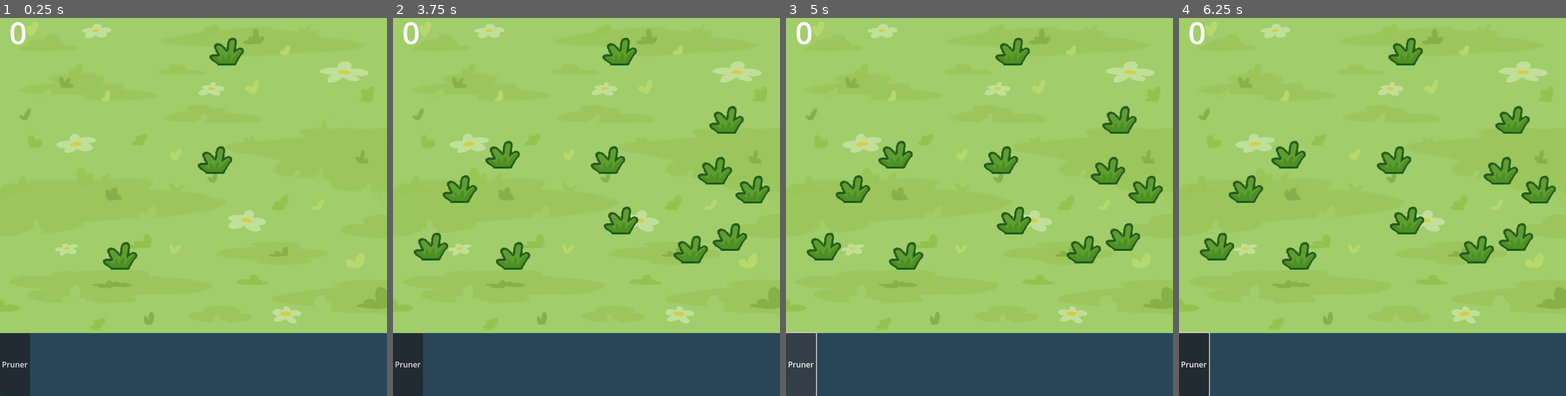
Above: before the commit, frames 1-4 (left to right).
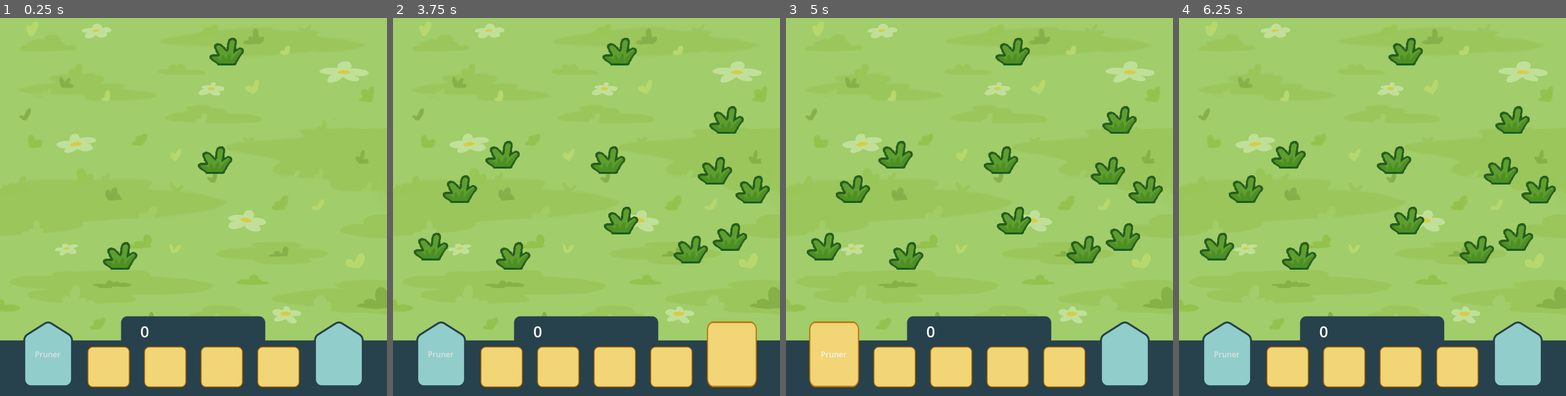
Above: after the commit, the same moments.

Repository: Nokorpo/infinigrass
Game: Godot game, scene res://scenes/gameplay.tscn
The game is run twice, just before and just after one commit, with the same random seed, the same clock (stepped at 60 frames per second) and the same inputs.
Inputs (mouse positions are in pixels of both pictures, inside the frame that each line leads up to):
- Up to frame 1 (0.25 s): no input
- Up to frame 2 (3.75 s): click (501, 365) at 0.52 s; click (559, 365) at 1.27 s; click (613, 365) at 2.02 s; click (671, 365) at 2.77 s; click (733, 354) at 3.52 s
- Up to frame 3 (5 s): click "Pruner" at 4.25 s
- Up to frame 4 (6.25 s): click "Pruner" at 5 s; click (1287, 365) at 5.77 s

The runs differ from the first frame. In frame 1, 12% of the frame differs, in the area x 0-100%, y 1-100%; in frame 2, 12%; in frame 3, 11%; in frame 4, 12%.

Commit message:
Update UI

Diff:
--- a/scenes/gameplay.tscn
+++ b/scenes/gameplay.tscn
@@ -1,12 +1,30 @@
-[gd_scene load_steps=6 format=3 uid="uid://cbw0iwo3tewe8"]
+[gd_scene load_steps=13 format=3 uid="uid://cbw0iwo3tewe8"]
 
 [ext_resource type="Script" path="res://scenes/grass/grass_spawner.gd" id="1_i14n6"]
 [ext_resource type="Script" path="res://scenes/upgrades_manager.gd" id="2_fwc41"]
-[ext_resource type="Texture2D" uid="uid://me7fh26novvq" path="res://assets/sprites/cesped.png" id="4_1d2mf"]
+[ext_resource type="Texture2D" uid="uid://uod7vfj75ubd" path="res://assets/sprites/cesped.png" id="4_1d2mf"]
 [ext_resource type="Script" path="res://scenes/ui/Coins.gd" id="4_327l3"]
+[ext_resource type="Texture2D" uid="uid://bykjeruv74rqc" path="res://assets/sprites/ui-base.png" id="5_7isst"]
+[ext_resource type="Texture2D" uid="uid://bks07o2y5tcx4" path="res://assets/sprites/button-1.png" id="6_4217a"]
+[ext_resource type="Texture2D" uid="uid://dhkra0ujyn21f" path="res://assets/sprites/button-2.png" id="7_136iw"]
 
-[sub_resource type="StyleBoxFlat" id="StyleBoxFlat_8v423"]
-bg_color = Color(0.160784, 0.27451, 0.345098, 1)
+[sub_resource type="StyleBoxTexture" id="StyleBoxTexture_0axas"]
+texture = ExtResource("6_4217a")
+
+[sub_resource type="Theme" id="Theme_iduaq"]
+Button/styles/disabled = SubResource("StyleBoxTexture_0axas")
+Button/styles/hover = SubResource("StyleBoxTexture_0axas")
+Button/styles/normal = SubResource("StyleBoxTexture_0axas")
+Button/styles/pressed = SubResource("StyleBoxTexture_0axas")
+
+[sub_resource type="StyleBoxTexture" id="StyleBoxTexture_6pw1s"]
+texture = ExtResource("7_136iw")
+
+[sub_resource type="Theme" id="Theme_7uaaf"]
+Button/styles/normal = SubResource("StyleBoxTexture_6pw1s")
+
+[sub_resource type="Theme" id="Theme_vx6h4"]
+Button/styles/normal = SubResource("StyleBoxTexture_6pw1s")
 
 [node name="Gameplay" type="Node2D"]
 
@@ -28,15 +46,6 @@
 [node name="Grasses" type="Node2D" parent="GrassSpawner"]
 y_sort_enabled = true
 
-[node name="Coins" type="Label" parent="."]
-offset_left = 19.0
-offset_top = 4.0
-offset_right = 59.0
-offset_bottom = 92.0
-theme_override_font_sizes/font_size = 64
-text = "0"
-script = ExtResource("4_327l3")
-
 [node name="BottomPanel" type="Control" parent="."]
 layout_mode = 3
 anchors_preset = 15
@@ -48,26 +57,78 @@
 grow_horizontal = 2
 grow_vertical = 2
 
-[node name="Panel" type="Panel" parent="BottomPanel"]
+[node name="TextureRect" type="TextureRect" parent="BottomPanel"]
 layout_mode = 1
-anchors_preset = 15
+anchors_preset = 12
+anchor_top = 1.0
 anchor_right = 1.0
 anchor_bottom = 1.0
+offset_top = -165.0
 grow_horizontal = 2
-grow_vertical = 2
-theme_override_styles/panel = SubResource("StyleBoxFlat_8v423")
+grow_vertical = 0
+texture = ExtResource("5_7isst")
+
+[node name="Coins" type="Label" parent="BottomPanel"]
+offset_left = 290.0
+offset_top = -26.0
+offset_right = 347.0
+offset_bottom = 19.0
+theme_override_font_sizes/font_size = 32
+text = "0"
+script = ExtResource("4_327l3")
 
 [node name="HBoxContainer" type="HBoxContainer" parent="BottomPanel"]
 layout_mode = 1
-anchors_preset = 15
+anchors_preset = -1
 anchor_right = 1.0
-anchor_bottom = 1.0
-grow_horizontal = 2
-grow_vertical = 2
+offset_top = -24.0
+offset_bottom = 112.0
+theme = SubResource("Theme_iduaq")
+theme_override_constants/separation = 30
+alignment = 1
 
 [node name="PrunerButton" type="Button" parent="BottomPanel/HBoxContainer"]
+custom_minimum_size = Vector2(103, 136)
 layout_mode = 2
+focus_mode = 0
+theme = SubResource("Theme_7uaaf")
 text = "Pruner"
+icon_alignment = 1
+
+[node name="BarleyButton" type="Button" parent="BottomPanel/HBoxContainer"]
+custom_minimum_size = Vector2(87, 84)
+layout_mode = 2
+size_flags_vertical = 12
+focus_mode = 0
+icon_alignment = 1
+
+[node name="GoatButton" type="Button" parent="BottomPanel/HBoxContainer"]
+custom_minimum_size = Vector2(87, 84)
+layout_mode = 2
+size_flags_vertical = 12
+focus_mode = 0
+icon_alignment = 1
+
+[node name="FermenterButton" type="Button" parent="BottomPanel/HBoxContainer"]
+custom_minimum_size = Vector2(87, 84)
+layout_mode = 2
+size_flags_vertical = 12
+focus_mode = 0
+icon_alignment = 1
+
+[node name="LaborerButton" type="Button" parent="BottomPanel/HBoxContainer"]
+custom_minimum_size = Vector2(87, 84)
+layout_mode = 2
+size_flags_vertical = 12
+focus_mode = 0
+icon_alignment = 1
+
+[node name="LaborerButton2" type="Button" parent="BottomPanel/HBoxContainer"]
+custom_minimum_size = Vector2(103, 136)
+layout_mode = 2
+focus_mode = 0
+theme = SubResource("Theme_vx6h4")
+icon_alignment = 1
 
 [connection signal="timeout" from="GrassSpawner/Timer" to="GrassSpawner" method="_on_timer_timeout"]
 [connection signal="pressed" from="BottomPanel/HBoxContainer/PrunerButton" to="UpgradesManager" method="_on_pruner_button_pressed"]
Not shown, added: assets/sprites/button-1.png.import
Not shown, added: assets/sprites/button-2.png.import
Not shown, added: assets/sprites/ui-base.png.import
